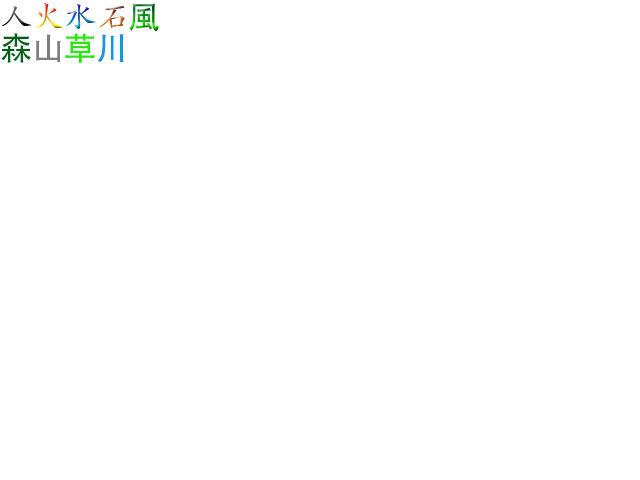
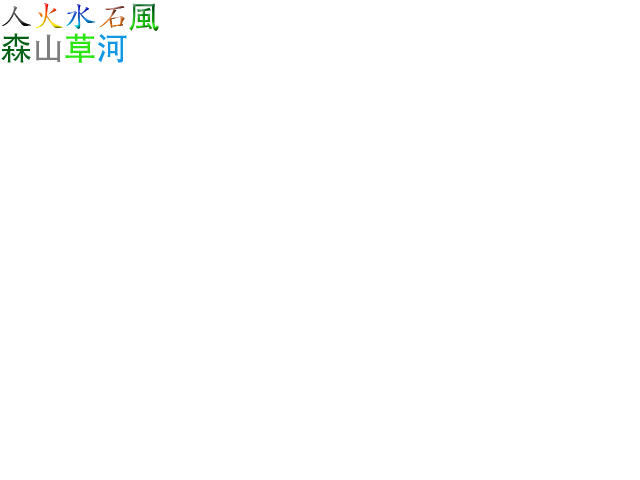
Two versions of the same layered image (640x480). Layer-by-layer changes:
renamed "川" to "河", painted on it over (97, 34, 127, 63)
